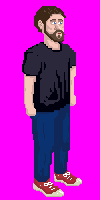
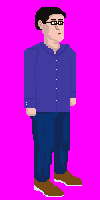
Two versions of the same layered image (w=100, h=200). Layer-by-layer changes:
painted on "Head" over [34, 6, 66, 44]
painted on "Right Bicep" over [22, 48, 40, 88]
painted on "Right Forearm" over [24, 85, 36, 108]
painted on "Chest" over [30, 42, 70, 112]
painted on "Left Bicep" over [63, 48, 76, 82]
painted on "Left Forearm" over [67, 79, 76, 98]
painted on "Right Foot" over [33, 178, 64, 197]
painted on "Left Foot" over [54, 170, 82, 186]
removed layer "gfxThomasStanding.bmp" over [22, 6, 82, 197]
